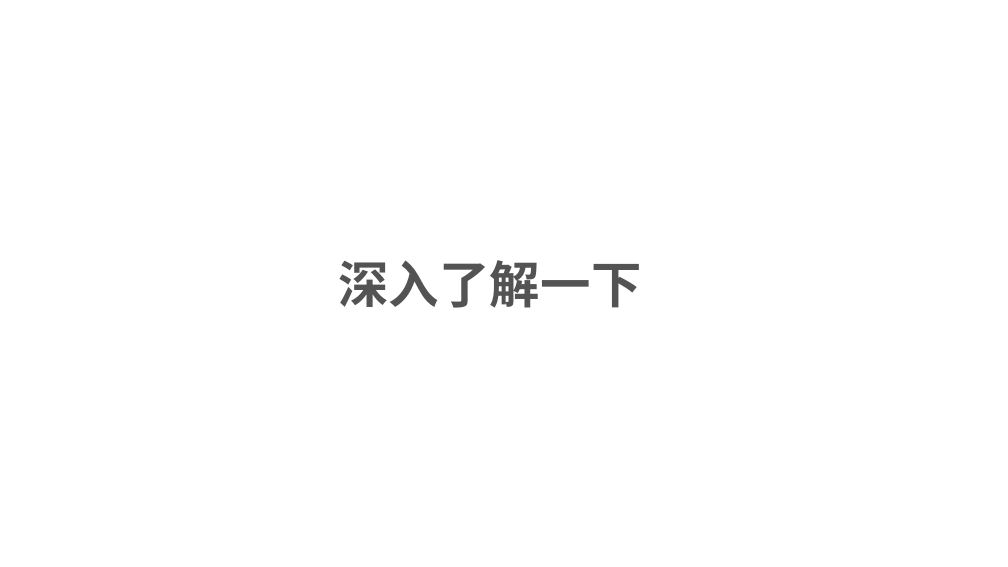
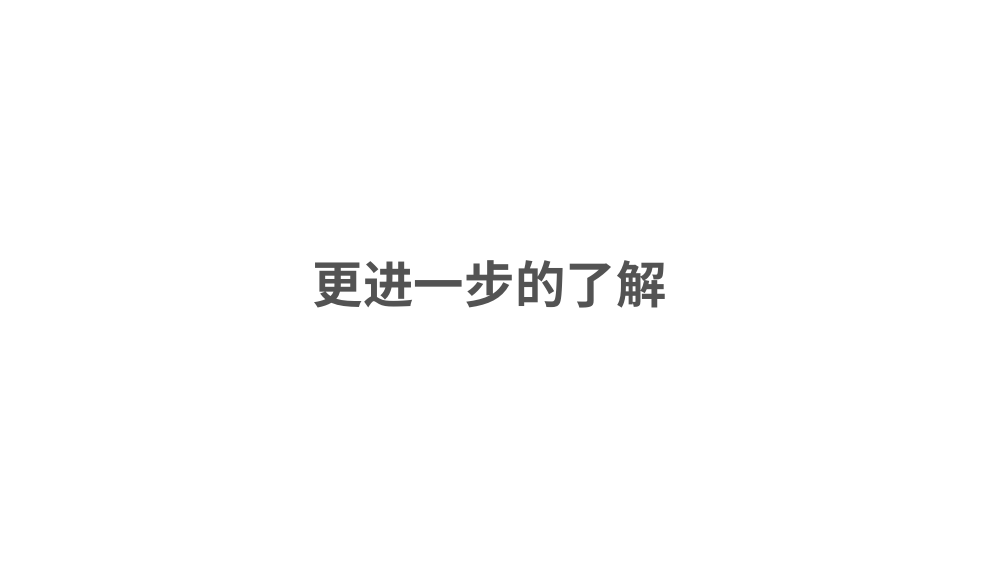
Before and after one commit to ainilili/data-structure-trees-demo, a slide deck: slide 12 of 数据结构之树.pptx. Drawn at 1008x567 pixels with LibreOffice and Linux fonts; fonts in the diff are those of the drawing; background and template pictures are left out. Boxes give left, top, right and bottom in pixels: in the first picture for what was removed or moved away, otherwise in the second. Text is boxed around its words. In the diff, an @@ line names an element or a change of style, - is before the commit and + after.

Commit message:
update

```diff
--- a/数据结构之树.pptx
+++ b/数据结构之树.pptx
@@ text at (313,260,667,308): text changed @@
-深入了解一下
+更进一步的了解
```
